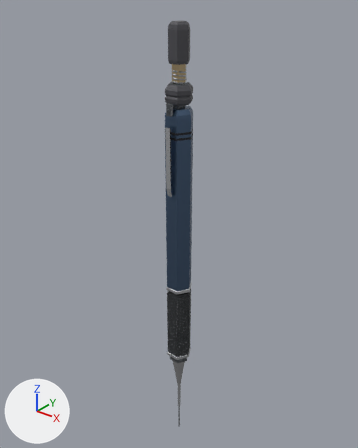
Renders of the glTF model public/models/mobile/mechanical-pencil-mobile.glb from each side of a commit.
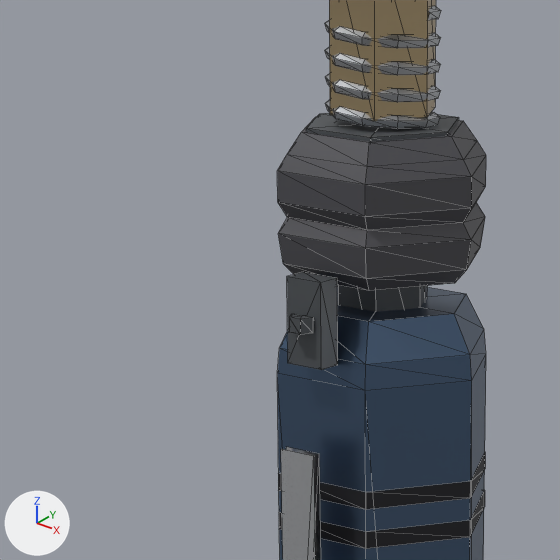
The first picture shows the older version from a 50 mm lens placed at (9.13, -11.43, 9.03), pointed at (-0.34, 0.42, 1.69). The close-ups show the older and then the newer version on the part from 36% to 57% of the width and 15% to 32% of the height of that picture. Only the edits that show in the close-ups are written down. The axes (+X, +Y, +Z) are drawn at lower left. The lights are the same throughout. The close-ups show mesh edges as thin lines. Where no turn or scale is listed for an object, it has been applied to the vertices. Vertices at exactly the same position are counted once.

The scene before the commit, as lines of its bpy script (objects in view):
```python
me_actuatorsleeve = bpy.data.meshes.new('actuatorSleeve')
me_actuatorsleeve.from_pydata(...)  # 12 vertices, 12 faces; spans x -0.19..0.19, y -0.165..0.165, z -0.35..0.35
me_actuatorsleeve.materials.append(mat_mechdark)  # dark grey #595d61
me_barrelgrooves = bpy.data.meshes.new('barrelGrooves')
me_barrelgrooves.from_pydata(...)  # a 6-sided cylinder along z spanning x -0.452..0.452, y -0.391..0.391, z 2.265..2.335; a 6-sided cylinder along z spanning x -0.452..0.452, y -0.391..0.391, z 2.425..2.495
me_barrelgrooves.materials.append(mat_recess)  # dark grey #303035
me_clipblade = bpy.data.meshes.new('clipBlade')
me_clipblade.from_pydata(...)  # 10 vertices, 6 faces; spans x -0.09..0.09, y -0.54..-0.46, z -1.78..0.4
me_clipblade.materials.append(mat_steel)  # white #e5e7eb
# before: 0 (-0.09, -0.52, -1.5), 1 (-0.09, -0.54, 0.4) at pixel (280, 448), 2 (0.09, -0.54, 0.4) at pixel (313, 455), 3 (0.09, -0.52, -1.5), 6 (0.09, -0.5, 0.4) at pixel (319, 453)
# before: 7 (-0.09, -0.5, 0.4) at pixel (286, 446)
me_clipfoot = bpy.data.meshes.new('clipFoot')
me_clipfoot.from_pydata(...)  # a box spanning x -0.085..0.085, y -0.05..0.05, z -0.17..0.17
me_clipfoot.materials.append(mat_mechdark)  # dark grey #595d61
ob_actuatorsleeve = bpy.data.objects.new('actuatorSleeve', me_actuatorsleeve)
ob_actuatorsleeve.location = (0.0, 0.0, 5.85)
ob_barrelgrooves = bpy.data.objects.new('barrelGrooves', me_barrelgrooves)
ob_barrelgrooves.location = (0.0, 0.0, 2.6)
ob_clipblade = bpy.data.objects.new('clipBlade', me_clipblade)
ob_clipblade.location = (0.0, 0.0, 4.85)
ob_clipfoot = bpy.data.objects.new('clipFoot', me_clipfoot)
ob_clipfoot.location = (0.0, -0.44, 5.75)
# also in view: 'washerTop' at (0.0, 0.0, 6.4); 'topCollar' at (0.0, 0.0, 6.15); 'buttonSpring' at (0.0, 0.0, 6.62); 'eraserSleeve' at (0.0, 0.0, 6.85); 'barrelHex' at (0.0, 0.0, 2.6)
```
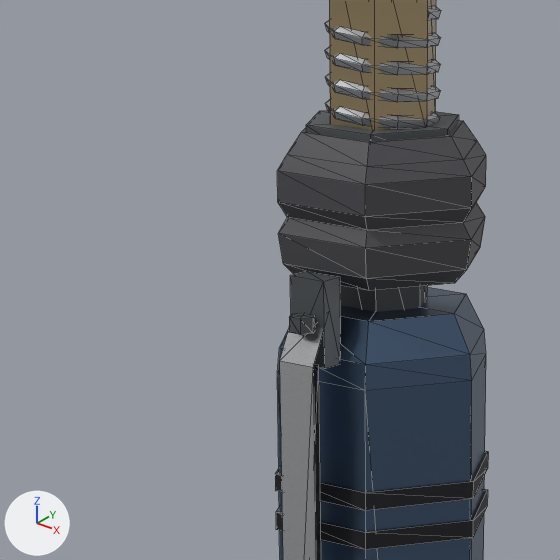
Changed parts and their boxes (x1, y1, x2, y2) in the close-ups (560 x 560 px):
'clipBlade', reshaped: before (281, 447, 321, 560); after (280, 326, 324, 560)
'barrelGrooves', rescaled: before (278, 453, 485, 549); after (275, 451, 488, 550)
'clipFoot', moved: before (287, 272, 338, 370); after (290, 271, 341, 369)
part 2 of me_clipblade, built on: before (281, 449, 315, 560); after (280, 326, 324, 560)

What the commit changed:
me_barrelgrooves is used by ob_barrelgrooves; location (0.0, 0.0, 2.6).
me_barrelgrooves had 28 vertices, 48 faces and spanned x -0.452..0.452, y -0.391..0.391, z 2.265..2.495.
me_barrelgrooves now has 28 vertices, 48 faces and spans x -0.465..0.465, y -0.403..0.403, z 2.265..2.495.
me_barrelgrooves part 1: the whole mesh is scaled about its middle by (1.03, 1.03, 1).
me_clipblade is used by ob_clipblade; location (0.0, 0.0, 4.85).
Verts and faces of me_clipblade; kept vertices keep their numbers, new ones are numbered from 10.
me_clipblade had 10 vertices, 6 faces and spanned x -0.09..0.09, y -0.54..-0.46, z -1.78..0.4.
me_clipblade now has 12 vertices, 8 faces and spans x -0.09..0.09, y -0.54..-0.44, z -1.78..0.95.
Part 2, on me_clipblade:
Vertices deleted: 1, 2 (with the faces that use them).
Vertex 6 moves to (0.09, -0.5, 0.75), pixel (318, 365).
Vertex 7 moves to (-0.09, -0.5, 0.75).
New vertex 10 is at (-0.09, -0.54, 0.75), pixel (279, 360).
New vertex 11 is at (0.09, -0.54, 0.75), pixel (313, 367).
New vertex 12 is at (-0.09, -0.44, 0.95).
New vertex 13 is at (0.09, -0.44, 0.95), pixel (329, 311).
New faces: (0, 10, 11), (0, 11, 3), (10, 12, 13), (10, 13, 11).
Object 'clipFoot' (ob_clipfoot) moves from (0.0, -0.44, 5.75) to (0.0, -0.42, 5.75).
